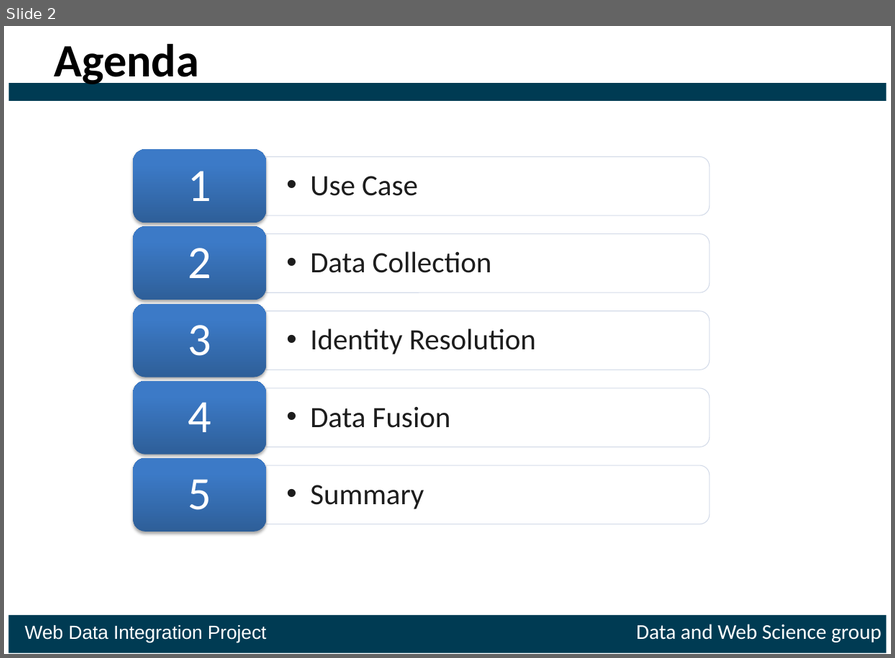
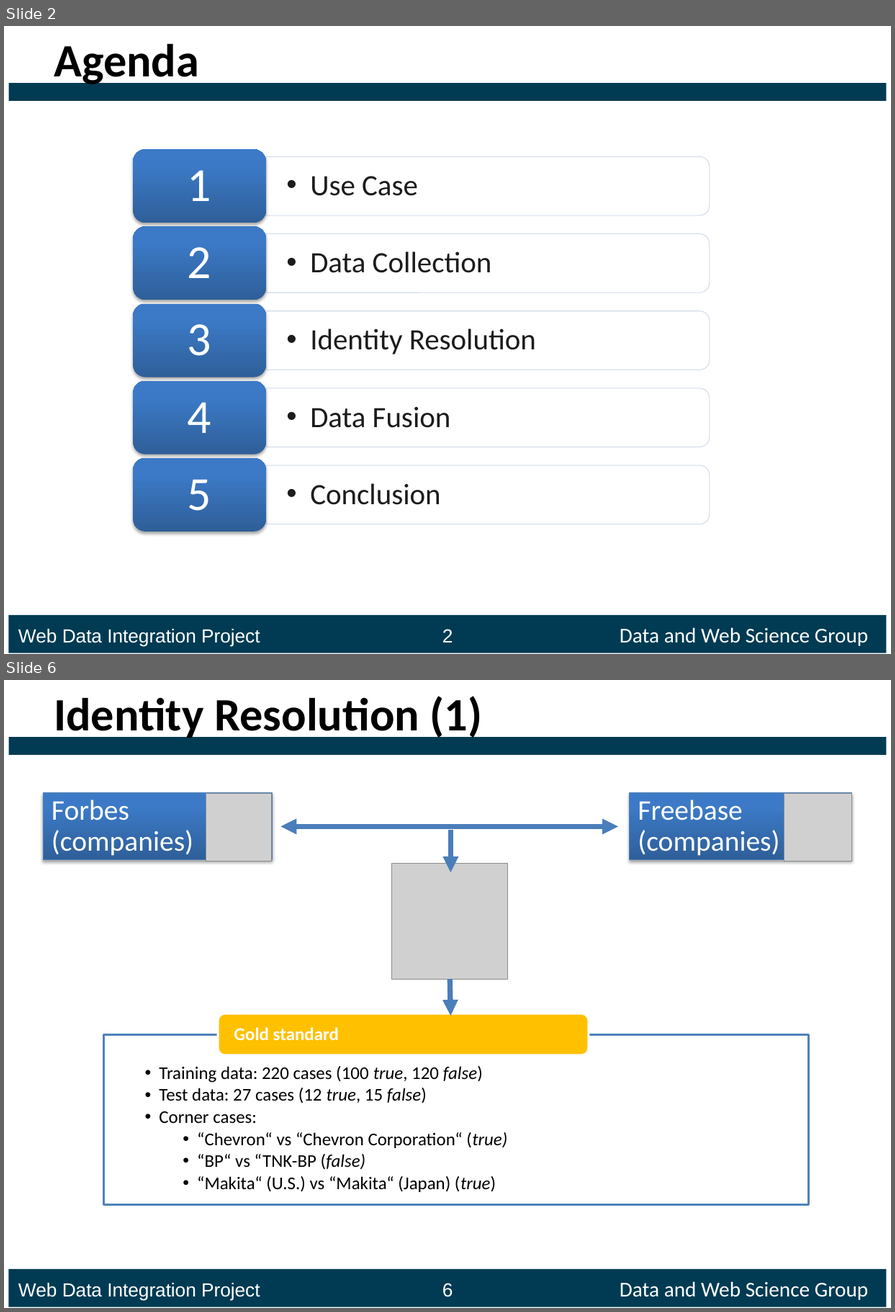
Before and after one commit to ofrendo/WebDataIntegration, a slide deck: presentation/Presentation_template.pptx. Shown one above the other, each under a label of ours: slide 2 before the commit, slides 2 and 6 after it; the slides between them are not shown. The pictures are 895x658 and 895x1312 pixels, drawn with LibreOffice and Linux fonts; fonts in the diff are those of the drawing; grey boxes stand for pictures. Boxes give left, top, right and bottom in pixels: in the first picture for what was removed or moved away, otherwise in the second. Text is boxed around its words. In the diff, an @@ line names an element or a change of style, - is before the commit and + after.

```diff
--- a/presentation/Presentation_template.pptx
+++ b/presentation/Presentation_template.pptx
@@ slide 6 added at [4,680,891,1308], background #FFFFFF; not listed: 3 template elements that a slide beside it also shows @@
@@ title added at [54,696,483,742], 44 pt, text #000000, bold @@
+Identity Resolution (1)
@@ freeform shape added at [43,793,272,860], fill gradient #2F5F99 to #3D7CC7 to #3A7CCB, outline #4B7EBC 0.75 pt, 27 pt, text #FFFFFF @@
+Forbes (companies)
@@ picture added at [206,793,272,861] @@
@@ freeform shape added at [629,793,851,860], fill gradient #2F5F99 to #3D7CC7 to #3A7CCB, outline #4B7EBC 0.75 pt, 27 pt, text #FFFFFF @@
+Freebase (companies)
@@ picture added at [784,793,852,861] @@
@@ double arrow added from (281, 826) to (619, 826), #4B7EBC 5 pt @@
@@ arrow added from (451, 830) to (451, 873), #4B7EBC 5 pt @@
@@ picture added at [392,864,508,980] @@
@@ arrow added from (450, 979) to (451, 1016), #4B7EBC 5 pt @@
@@ rounded rectangle added at [218,1014,589,1056], fill #FFC000, outline #FFFFFF 2 pt @@
@@ rectangle added at [104,1034,809,1205], fill #FFFFFF at 90% opacity, outline #4F81BD 2 pt @@
@@ text added at [234,1027,339,1041], 17 pt, text #FFFFFF, bold @@
+Gold standard
@@ text added at [159,1066,507,1192], 17 pt, text #000000 @@
+  •• Training data: 220 cases (100 true, 120 false)
+  •• Test data: 27 cases (12 true, 15 false)
+  •• Corner cases:
+    •• “Chevron“ vs “Chevron Corporation“ (true)
+    •• “BP“ vs “TNK-BP (false)
+    •• “Makita“ (U.S.) vs “Makita“ (Japan) (true)
@@ slide 2 changed as well @@
@@ text at [310,483,440,505]: text changed @@
-  •• Summary
+  •• Conclusion
@@ text added at [18,627,868,646], 18 pt, text #FFFFFF @@
+Web Data Integration Project 2 Data and Web Science Group
@@ text removed at [25,624,882,643] @@
-Web Data Integration Project Data and Web Science group
```
Also in this commit, not shown: 5 other slides changed, 12 other slides added, 7 slides removed.
